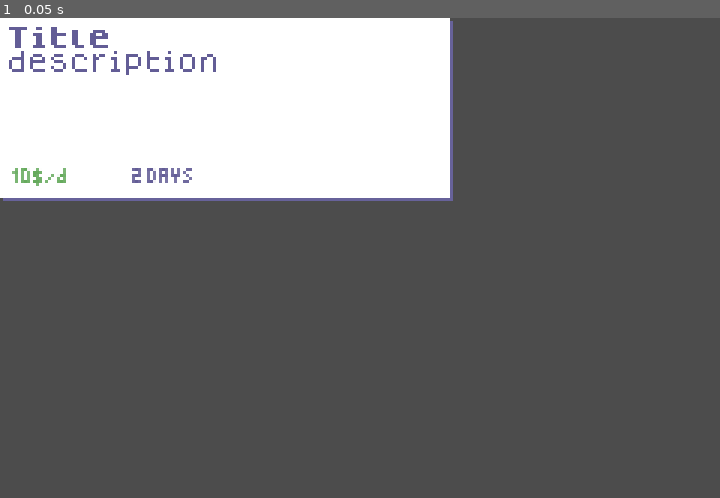
Above: before the commit, frame 1.
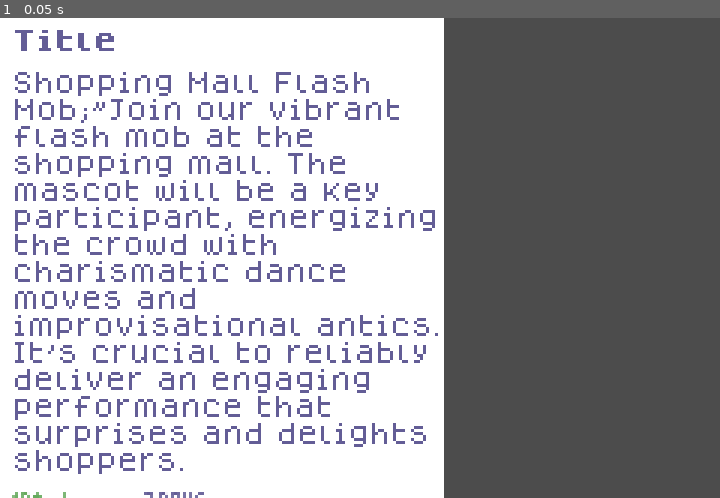
Above: after the commit, the same moment.

Repository: Milchreis/Mascot-Management
Game: Godot game, scene res://scenes/Event.tscn
Two runs of this game, one before a commit and one after it. Both use one fixed random seed, a clock stepped at 60 frames per second and the inputs below. This scene is started directly instead of the project's main scene.
Inputs:
- Up to frame 1 (0.05 s): no input

The runs differ from the first frame. In frame 1, 42% of the frame differs, in the area x 0-63%, y 0-100%.
Error in both runs: Invalid get index 'title' (on base: 'Nil'). (res://scripts/EventScene.gd:6)

Commit message:
fixing layout issues; scrollbar

Diff:
--- a/scenes/Event.tscn
+++ b/scenes/Event.tscn
@@ -20,65 +20,102 @@
 size = 8
 font_data = ExtResource( 3 )
 
-[node name="Event" type="Control"]
-margin_right = 100.0
-margin_bottom = 60.0
-rect_min_size = Vector2( 150, 60 )
-rect_pivot_offset = Vector2( -161, 34 )
+[node name="Event" type="MarginContainer"]
+margin_right = 144.0
+margin_bottom = 167.0
+rect_min_size = Vector2( 130, 0 )
 script = ExtResource( 2 )
 
 [node name="bg" type="ColorRect" parent="."]
-margin_left = 1.0
-margin_top = 1.0
-margin_right = 151.0
-margin_bottom = 61.0
+margin_right = 148.0
+margin_bottom = 169.0
 color = Color( 0.403922, 0.384314, 0.603922, 1 )
 
 [node name="fg" type="ColorRect" parent="."]
-margin_right = 150.0
-margin_bottom = 60.0
-rect_min_size = Vector2( 50, 0 )
+margin_right = 148.0
+margin_bottom = 169.0
 
-[node name="title" type="Label" parent="."]
-margin_left = 2.0
-margin_top = 3.0
-margin_right = 145.0
-margin_bottom = 11.0
+[node name="VBoxContainer" type="VBoxContainer" parent="."]
+margin_right = 148.0
+margin_bottom = 169.0
+rect_min_size = Vector2( 130, 0 )
+
+[node name="spacer_top" type="Control" parent="VBoxContainer"]
+margin_right = 148.0
+
+[node name="HBoxContainer3" type="HBoxContainer" parent="VBoxContainer"]
+margin_top = 4.0
+margin_right = 148.0
+margin_bottom = 14.0
+
+[node name="spacer_bot2" type="Control" parent="VBoxContainer/HBoxContainer3"]
+margin_bottom = 10.0
+
+[node name="title" type="Label" parent="VBoxContainer/HBoxContainer3"]
+margin_left = 4.0
+margin_right = 148.0
+margin_bottom = 10.0
+rect_min_size = Vector2( 0, 10 )
+size_flags_horizontal = 3
 theme = SubResource( 2 )
 custom_colors/font_color = Color( 0.388235, 0.364706, 0.588235, 1 )
 custom_fonts/font = SubResource( 3 )
 text = "Title"
-clip_text = true
+autowrap = true
 
-[node name="description" type="Label" parent="."]
-margin_left = 2.0
-margin_top = 11.0
-margin_right = 3.0
-margin_bottom = 28.0
+[node name="HBoxContainer2" type="HBoxContainer" parent="VBoxContainer"]
+margin_top = 18.0
+margin_right = 148.0
+margin_bottom = 150.0
+
+[node name="spacer_bot2" type="Control" parent="VBoxContainer/HBoxContainer2"]
+margin_bottom = 132.0
+
+[node name="description" type="Label" parent="VBoxContainer/HBoxContainer2"]
+margin_left = 4.0
+margin_right = 148.0
+margin_bottom = 132.0
 rect_min_size = Vector2( 144, 35 )
 theme = SubResource( 2 )
 custom_colors/font_color = Color( 0.388235, 0.364706, 0.588235, 1 )
 custom_fonts/font = SubResource( 4 )
-text = "description
-"
+text = "Shopping Mall Flash Mob;\"Join our vibrant flash mob at the shopping mall. The mascot will be a key participant, energizing the crowd with charismatic dance moves and improvisational antics. It's crucial to reliably deliver an engaging performance that surprises and delights shoppers."
 autowrap = true
 
-[node name="costs" type="Label" parent="."]
+[node name="spacer_bot" type="Control" parent="VBoxContainer"]
+margin_top = 154.0
+margin_right = 148.0
+margin_bottom = 154.0
+
+[node name="HBoxContainer" type="HBoxContainer" parent="VBoxContainer"]
+margin_top = 158.0
+margin_right = 148.0
+margin_bottom = 165.0
+
+[node name="spacer_left" type="Control" parent="VBoxContainer/HBoxContainer"]
+margin_bottom = 7.0
+
+[node name="costs" type="Label" parent="VBoxContainer/HBoxContainer"]
 margin_left = 4.0
-margin_top = 50.0
-margin_right = 40.0
-margin_bottom = 58.0
+margin_right = 44.0
+margin_bottom = 7.0
+rect_min_size = Vector2( 40, 0 )
 theme = SubResource( 2 )
 custom_colors/font_color = Color( 0.4, 0.666667, 0.364706, 1 )
 text = "10$/d"
 clip_text = true
 
-[node name="duration" type="Label" parent="."]
-margin_left = 44.0
-margin_top = 50.0
-margin_right = 96.0
-margin_bottom = 58.0
+[node name="duration" type="Label" parent="VBoxContainer/HBoxContainer"]
+margin_left = 48.0
+margin_right = 88.0
+margin_bottom = 7.0
+rect_min_size = Vector2( 40, 0 )
 theme = SubResource( 2 )
 custom_colors/font_color = Color( 0.388235, 0.364706, 0.588235, 1 )
 text = "2 DAYS"
 clip_text = true
+
+[node name="spacer_bot2" type="Control" parent="VBoxContainer"]
+margin_top = 169.0
+margin_right = 148.0
+margin_bottom = 169.0
--- a/scenes/MainScene.tscn
+++ b/scenes/MainScene.tscn
@@ -34,6 +34,28 @@
 Button/styles/normal = SubResource( 3 )
 Button/styles/pressed = SubResource( 5 )
 
+[sub_resource type="StyleBoxFlat" id=7]
+bg_color = Color( 0.388235, 0.364706, 0.588235, 1 )
+expand_margin_left = 8.0
+
+[sub_resource type="StyleBoxEmpty" id=11]
+
+[sub_resource type="StyleBoxEmpty" id=12]
+
+[sub_resource type="StyleBoxFlat" id=8]
+bg_color = Color( 0.768627, 0.780392, 0.933333, 1 )
+expand_margin_left = 8.0
+anti_aliasing = false
+
+[sub_resource type="StyleBoxLine" id=10]
+
+[sub_resource type="Theme" id=9]
+VScrollBar/styles/grabber = SubResource( 7 )
+VScrollBar/styles/grabber_highlight = SubResource( 11 )
+VScrollBar/styles/grabber_pressed = SubResource( 12 )
+VScrollBar/styles/scroll = SubResource( 8 )
+VScrollBar/styles/scroll_focus = SubResource( 10 )
+
 [node name="MainScene" type="Node2D"]
 script = ExtResource( 3 )
 
@@ -65,7 +87,7 @@
 margin_right = 53.0
 margin_bottom = 15.0
 theme = ExtResource( 2 )
-text = "job application"
+text = "Applicants"
 align = 1
 
 [node name="Button" type="Button" parent="Desk/Areas/JobApplication/Header"]
@@ -87,27 +109,31 @@
 [node name="Header" type="ColorRect" parent="Desk/Areas/Inventory"]
 anchor_left = 0.5
 anchor_right = 0.5
-margin_left = -38.0
-margin_top = 20.0
-margin_right = 38.0
+margin_left = -51.0
+margin_top = 20.0
+margin_right = 51.0
 margin_bottom = 36.0
+size_flags_horizontal = 3
 color = Color( 0.388235, 0.364706, 0.588235, 1 )
 
 [node name="Label" type="Label" parent="Desk/Areas/Inventory/Header"]
 anchor_left = 0.5
-anchor_right = 0.5
-margin_left = -37.0
-margin_top = 4.0
-margin_right = 36.0
-margin_bottom = 15.0
+anchor_top = 0.5
+anchor_right = 0.5
+anchor_bottom = 0.5
+margin_left = -45.5
+margin_top = -5.5
+margin_right = 45.5
+margin_bottom = 5.5
 theme = ExtResource( 2 )
-text = "Inventory"
+text = "Your Mascots"
 align = 1
 
-[node name="Button" type="Button" parent="Desk/Areas/Inventory/Header"]
-margin_left = 126.0
-margin_top = -14.0
-margin_right = 155.0
+[node name="Button" type="Button" parent="Desk/Areas/Inventory"]
+margin_left = 208.0
+margin_top = 6.0
+margin_right = 237.0
+margin_bottom = 20.0
 theme = SubResource( 2 )
 text = "j.a."
 
@@ -166,17 +192,17 @@
 
 [node name="Train" type="Button" parent="Desk/Areas/MascotDetails"]
 margin_left = 82.0
-margin_top = 27.0
+margin_top = 23.0
 margin_right = 141.0
-margin_bottom = 41.0
+margin_bottom = 37.0
 theme = SubResource( 2 )
 text = "Training"
 
 [node name="Fire" type="Button" parent="Desk/Areas/MascotDetails"]
 margin_left = 146.0
-margin_top = 27.0
+margin_top = 23.0
 margin_right = 205.0
-margin_bottom = 41.0
+margin_bottom = 37.0
 theme = ExtResource( 8 )
 text = "Fire!"
 align = 0
@@ -220,16 +246,22 @@
 
 [node name="Events" type="ScrollContainer" parent="Desk/Areas/MascotDetails"]
 margin_left = 82.0
-margin_top = 48.0
-margin_right = 82.0
-margin_bottom = 48.0
-rect_min_size = Vector2( 155, 113 )
+margin_top = 41.0
+margin_right = 239.0
+margin_bottom = 161.0
+rect_min_size = Vector2( 130, 113 )
+theme = SubResource( 9 )
+scroll_horizontal_enabled = false
 
 [node name="Wrapper" type="VBoxContainer" parent="Desk/Areas/MascotDetails/Events"]
+margin_right = 157.0
+margin_bottom = 120.0
+size_flags_horizontal = 3
+size_flags_vertical = 3
 
 [connection signal="pressed" from="Desk/Areas/JobApplication/Header/Button" to="." method="onOpenInventory"]
 [connection signal="select" from="Desk/Areas/Inventory" to="." method="onOpenMascotDetails"]
-[connection signal="pressed" from="Desk/Areas/Inventory/Header/Button" to="." method="onOpenJobApplication"]
+[connection signal="pressed" from="Desk/Areas/Inventory/Button" to="." method="onOpenJobApplication"]
 [connection signal="close" from="Desk/Areas/MascotDetails" to="." method="onMascotFire"]
 [connection signal="pressed" from="Desk/Areas/MascotDetails/Header/Button" to="." method="onBackToInventory"]
 [connection signal="pressed" from="Desk/Areas/MascotDetails/Train" to="Desk/Areas/MascotDetails" method="onTraining"]
--- a/scripts/EventScene.gd
+++ b/scripts/EventScene.gd
@@ -3,7 +3,7 @@
 var event:Event
 
 func _ready():
-	$title.text = event.title
-	$description.text = event.description
-	$costs.text = str(event.costs, "/DAY")
-	$duration.text = str(event.duration, " DAYS")
+	find_node("title").text = event.title
+	find_node("description").text = event.description
+	find_node("costs").text = str(event.costs, "/DAY")
+	find_node("duration").text = str(event.duration, " DAYS")
Not shown: 1 places in scenes/MainScene.tscn that only renumber resources
